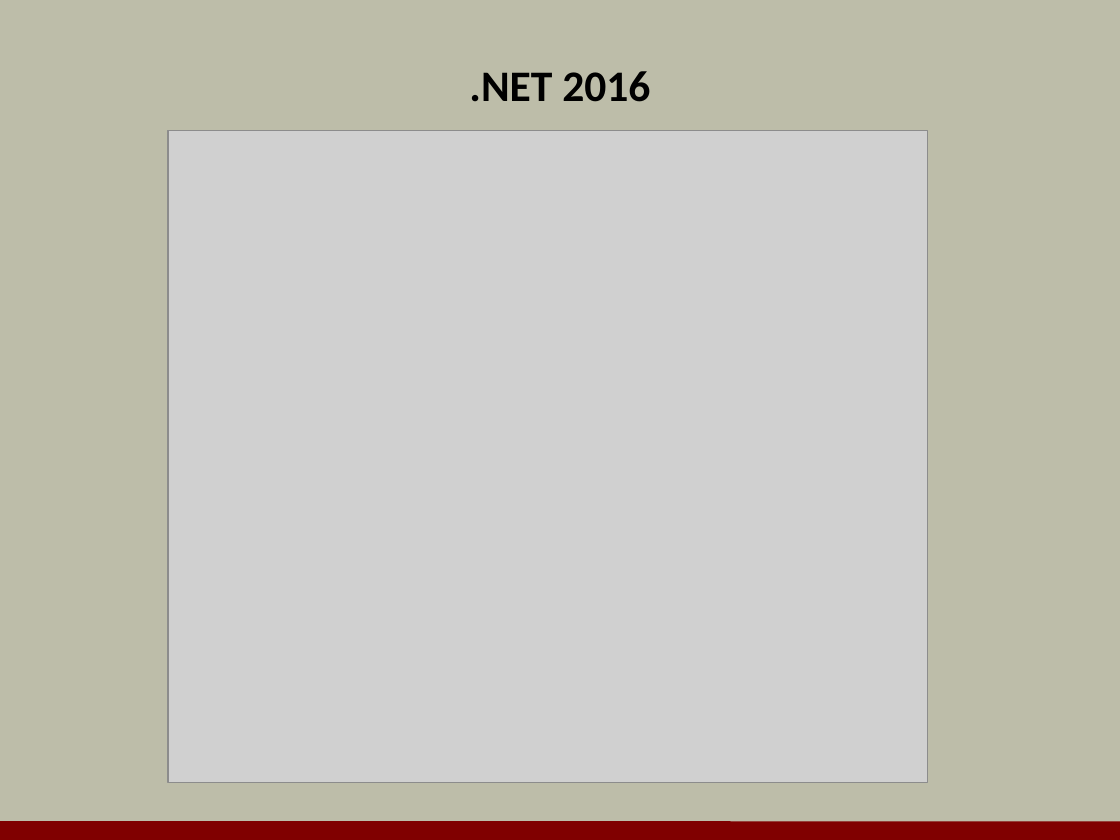
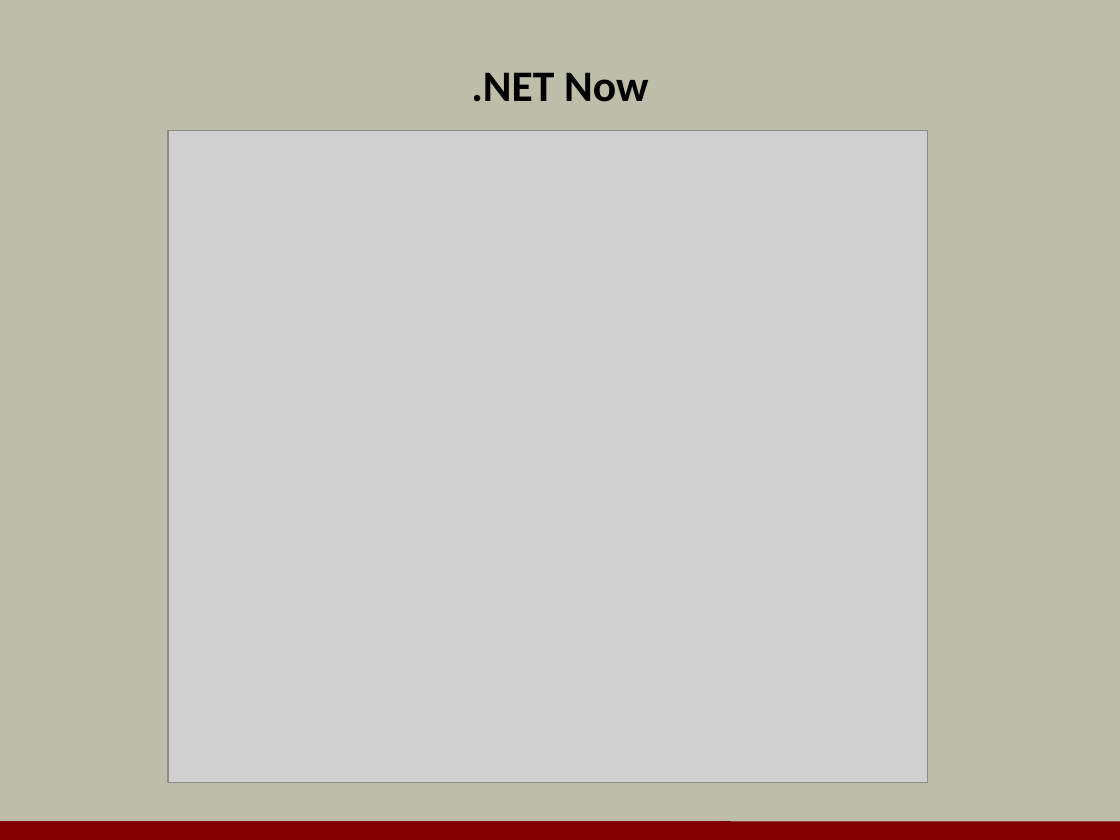
Before and after one commit to OdeToCode/classes, a slide deck: slide 3 of aspnet5/slides/01_Overview.pptx. Drawn at 1120x840 pixels with LibreOffice and Linux fonts; fonts in the diff are those of the drawing; grey boxes stand for pictures; background and template pictures are left out. Boxes give left, top, right and bottom in pixels: in the first picture for what was removed or moved away, otherwise in the second. Text is boxed around its words. In the diff, an @@ line names an element or a change of style, - is before the commit and + after.

```diff
--- a/aspnet5/slides/01_Overview.pptx
+++ b/aspnet5/slides/01_Overview.pptx
@@ title at [471,72,648,102]: text changed @@
-.NET 2016
+.NET Now
```
Also in this commit, not shown: 1 other slide changed, 1 slide removed, 8 other files.
